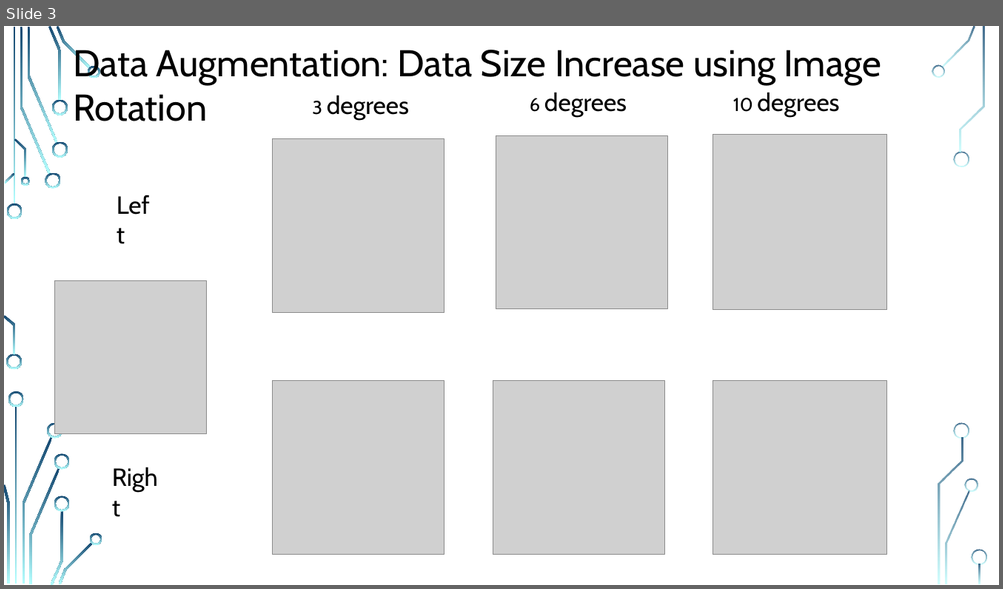
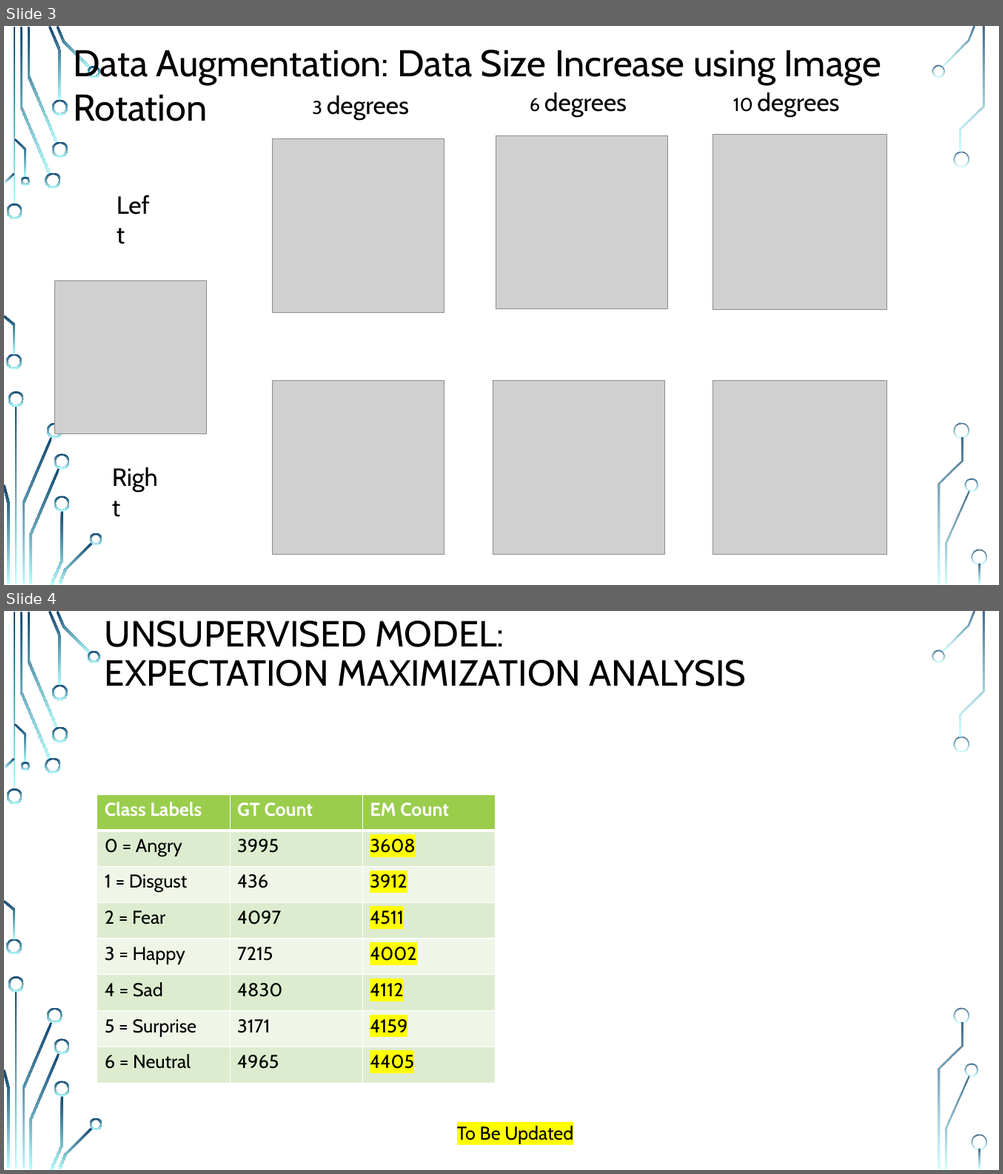
Before and after one commit to MR-KHILADI/Facial-Expression-Recognition, a slide deck: Final Project Draft.pptx. Shown one above the other, each under a label of ours: slide 3 before the commit, slides 3 and 4 after it. The pictures are 1003x589 and 1003x1174 pixels, drawn with LibreOffice and Linux fonts; fonts in the diff are those of the drawing; grey boxes stand for pictures; background and template pictures are left out. Boxes give left, top, right and bottom in pixels: in the first picture for what was removed or moved away, otherwise in the second. Text is boxed around its words. In the diff, an @@ line names an element or a change of style, - is before the commit and + after.

```diff
--- a/Final Project Draft.pptx
+++ b/Final Project Draft.pptx
@@ slide 4 added at <box>4,611,999,1170</box>, background picture (left out); not listed: 36 template elements that a slide beside it also shows @@
@@ text added at <box>105,621,745,686</box>, 35.1 pt, text #000000 @@
+UNSUPERVISED MODEL:
+EXPECTATION MAXIMIZATION ANALYSIS
@@ table added at <box>97,795,495,1083</box>, 8 rows, 3 columns @@
+Class Labels | GT Count | EM Count
+0 = Angry | 3995 | 3608
+1 = Disgust | 436 | 3912
+2 = Fear | 4097 | 4511
+3 = Happy | 7215 | 4002
+4 = Sad | 4830 | 4112
+5 = Surprise | 3171 | 4159
+6 = Neutral | 4965 | 4405
@@ text added at <box>457,1126,573,1145</box>, 18 pt, text #000000 @@
+To Be Updated
```
Also in this commit, not shown: 10 slides changed, 2 other slides added, 1 slide removed.
